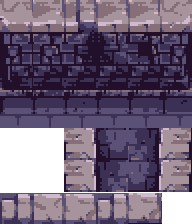
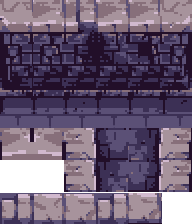
Revision of a layered 192px x 224px image; what changed, layer by layer:
added layer "Top right corner" above "Top left corner" over [0, 128, 64, 160]
added layer "Top left corner" above "Background" over [0, 128, 64, 160]
